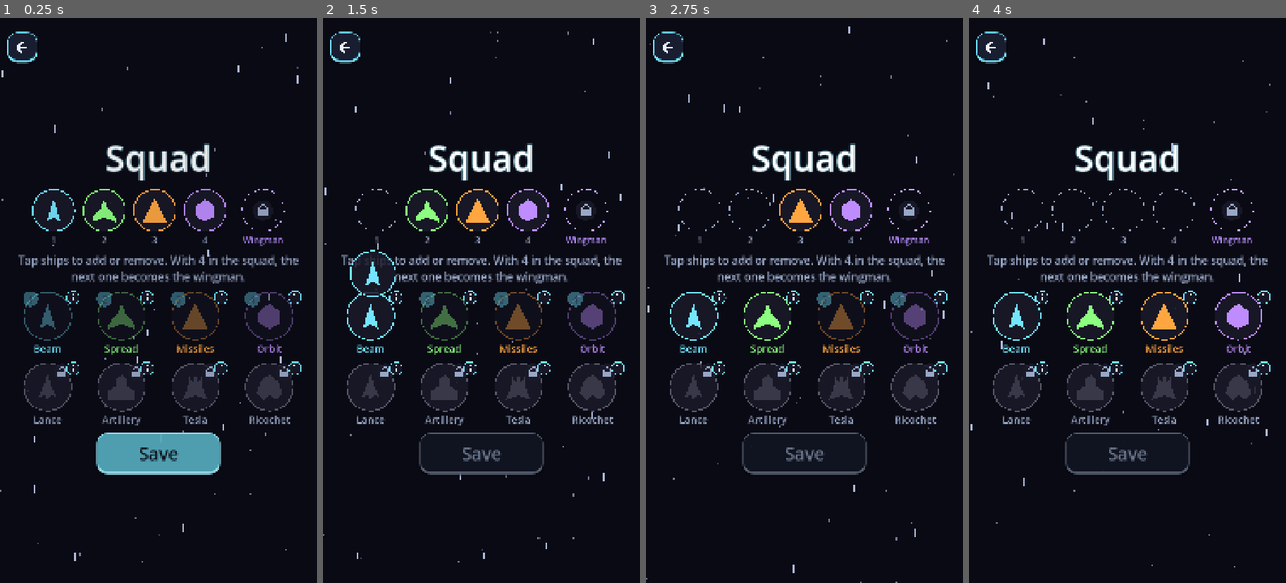
Above: before the commit, frames 1-4 (left to right).
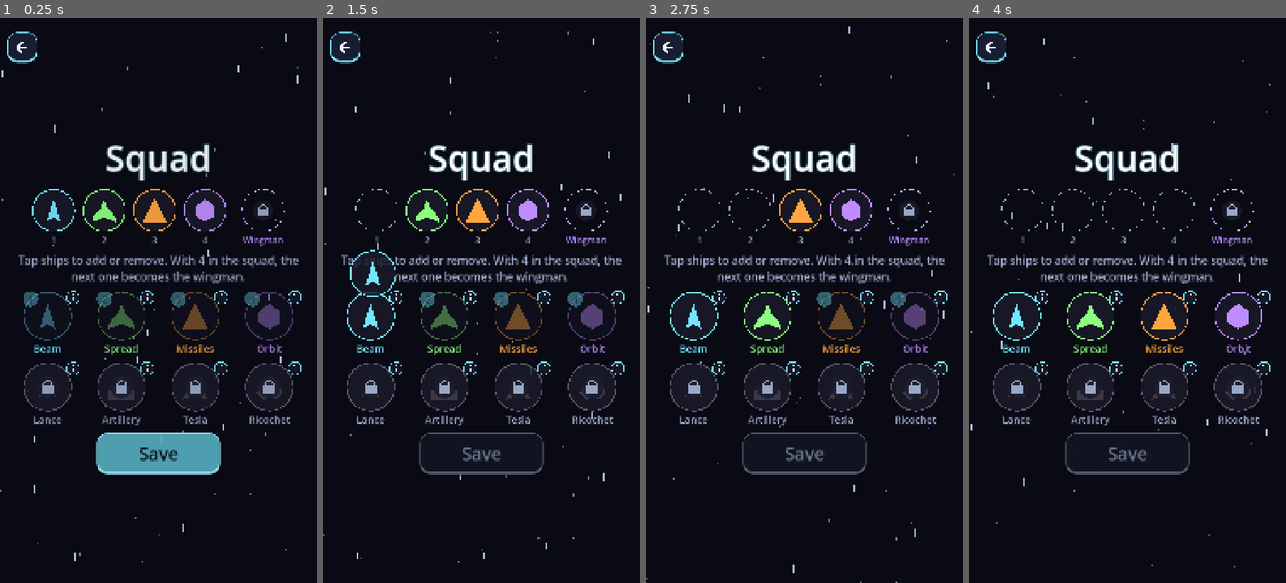
Above: after the commit, the same moments.

Repository: GDPonsoni/Nucleon-Squad-3D
Game: Godot game, scene res://scenes/squad.tscn
Same seed, same stepped clock (60 frames per second), same inputs: the game is played once before the commit and once after it. This scene is started directly instead of the project's main scene.
Inputs (mouse positions are in pixels of both pictures, inside the frame that each line leads up to):
- Up to frame 1 (0.25 s): no input
- Up to frame 2 (1.5 s): move the mouse to (551, 272) at 0.52 s; hold Right (ui_right) 0.53-1.25 s; click (551, 272) at 0.67 s; click (376, 210) at 1.27 s
- Up to frame 3 (2.75 s): click (750, 210) at 2.02 s
- Up to frame 4 (4 s): click (1124, 210) at 2.77 s; click (1175, 210) at 3.52 s

The runs differ from the first frame. In frame 1, 0.4% of the frame differs, in the area x 13-92%, y 61-67%; in frame 2, 0.8%, in the area x 12-92%, y 61-68%; in frame 3, 0.8%; in frame 4, 0.8%.

Commit message:
feat(ui): especial na inspeção, nave bloqueada sem demo e cadeado no centro
- Botão Especial na inspeção dispara o especial da arma na demonstração
  (espera de 3 s entre usos).
- Nave bloqueada: a inspeção mostra só a nave grande e como liberar.
- Cadeado das naves bloqueadas no centro do ícone.

Co-Authored-By: Claude Opus 5.5 <noreply@anthropic.com>

Diff:
--- a/data/i18n/strings.csv
+++ b/data/i18n/strings.csv
@@ -171,3 +171,4 @@
 INSPECT_SET_AUX,Use as wingman,Usar como auxiliar,Usar como auxiliar
 INSPECT_CLEAR_AUX,Remove wingman,Tirar auxiliar,Quitar auxiliar
 INSPECT_UPGRADE,Wingman power-up: %s,Power-up da auxiliar: %s,Power-up de la auxiliar: %s
+INSPECT_SPECIAL,Special,Especial,Especial
--- a/scripts/core/params.gd
+++ b/scripts/core/params.gd
@@ -315,6 +315,9 @@
 var inspect_target_sway_speed: float = 1.3
 var inspect_level_button_size: float = 96.0
 var inspect_mode_button_height: float = 110.0
+var inspect_special_button_width: float = 250.0
+var inspect_special_wait_seconds: float = 3.0  # entre especiais na demonstração
+var inspect_locked_icon_scale: float = 1.4
 var inspect_text_font_size: int = 36
 
 # --- Especial (valores de cada arma ficam em data/weapons/) ---
--- a/scripts/ui/ship_icon.gd
+++ b/scripts/ui/ship_icon.gd
@@ -60,7 +60,7 @@
 		points.append(center + point * radius * Params.switch_icon_shape_scale)
 	draw_colored_polygon(points, Color(color, 0.5) if locked else color)
 	if locked:
-		_draw_lock(center + Vector2(radius * 0.62, -radius * 0.62), radius * 0.3)
+		_draw_lock(center, radius * 0.4)
 	if number > 0:
 		# Mesmo canto da marca "A" da auxiliar (o canto direito é do ⓘ na grade)
 		_draw_badge(center + Vector2(-radius * 0.72, -radius * 0.72), radius * 0.32, str(number), Params.ui_accent_color)
--- a/scripts/ui/ship_inspect.gd
+++ b/scripts/ui/ship_inspect.gd
@@ -1,8 +1,9 @@
 class_name ShipInspect
 extends Dialog
 ## Inspeção de uma nave (botão ⓘ na tela de esquadrão): nave grande, demonstração ao
-## vivo da arma (principal ou auxiliar, com níveis), descrição curta do modo escolhido
-## e botões para pôr/tirar do esquadrão ou usar como auxiliar.
+## vivo da arma (principal ou auxiliar, com níveis, e o especial), descrição curta do modo
+## escolhido e botões para pôr/tirar do esquadrão ou usar como auxiliar.
+## Nave bloqueada: só a nave grande e como liberá-la (sem demonstração).
 
 enum Mode { MAIN, COMPANION }
 
@@ -21,6 +22,8 @@
 var _level_row: HBoxContainer
 var _demo: WeaponDemo
 var _description: Label
+var _special_button: Button
+var _special_wait: float = 0.0
 var _squad_button: Button
 var _companion_button: Button
 
@@ -41,6 +44,9 @@
 
 
 func _build_body() -> void:
+	if not unlocked:
+		_build_locked()
+		return
 	# Nave grande + escolha do modo (principal / auxiliar)
 	var header := HBoxContainer.new()
 	header.add_theme_constant_override("separation", Params.dialog_spacing)
@@ -76,13 +82,36 @@
 	_description.add_theme_font_size_override("font_size", Params.inspect_text_font_size)
 	body.add_child(_description)
 
-	if unlocked:
-		var actions := HBoxContainer.new()
-		actions.add_theme_constant_override("separation", Params.dialog_spacing)
-		body.add_child(actions)
-		_squad_button = _action_button(actions, _on_squad_pressed)
-		_companion_button = _action_button(actions, _on_companion_pressed)
+	var actions := HBoxContainer.new()
+	actions.add_theme_constant_override("separation", Params.dialog_spacing)
+	body.add_child(actions)
+	_squad_button = _action_button(actions, _on_squad_pressed)
+	_companion_button = _action_button(actions, _on_companion_pressed)
 	_set_mode(Mode.MAIN)
+
+
+## Nave bloqueada: nave grande com o cadeado e o capítulo que a libera.
+func _build_locked() -> void:
+	var center := CenterContainer.new()
+	body.add_child(center)
+	var icon := ShipIcon.new()
+	icon.body = ship
+	icon.locked = true
+	icon.custom_minimum_size = Vector2.ONE * Params.inspect_icon_size * Params.inspect_locked_icon_scale
+	center.add_child(icon)
+	var text := UiFactory.make_subtitle("")
+	text.auto_translate_mode = Node.AUTO_TRANSLATE_MODE_DISABLED
+	text.text = tr("SQUAD_LOCKED_SHIP") % ship.unlock_chapter
+	body.add_child(text)
+
+
+func _process(delta: float) -> void:
+	super(delta)
+	# Espera entre especiais na demonstração (tempo real), para não acumular efeitos
+	if _special_wait > 0.0:
+		_special_wait -= delta / maxf(Engine.time_scale, 0.01)
+		if _special_wait <= 0.0 and _special_button != null:
+			_special_button.disabled = false
 
 
 func _action_button(row: HBoxContainer, action: Callable) -> Button:
@@ -115,13 +144,23 @@
 		button.custom_minimum_size = Vector2.ONE * Params.inspect_level_button_size
 		button.pressed.connect(_set_level.bind(i + 1))
 		_level_row.add_child(button)
+	# Especial: só a arma principal tem
+	if _mode == Mode.MAIN:
+		_special_button = UiFactory.make_primary_button("INSPECT_SPECIAL")
+		_special_button.custom_minimum_size = Vector2(Params.inspect_special_button_width, Params.inspect_level_button_size)
+		UiFactory.fit_button_text(_special_button)
+		_special_button.disabled = _special_wait > 0.0
+		_special_button.pressed.connect(_on_special_pressed)
+		_level_row.add_child(_special_button)
+	else:
+		_special_button = null
 
 
 func _set_level(level: int) -> void:
 	_level = level
 	var index: int = 0
 	for child in _level_row.get_children():
-		if child.is_queued_for_deletion():
+		if child.is_queued_for_deletion() or child == _special_button:
 			continue
 		(child as Button).theme_type_variation = &"PrimaryButton" if index == level - 1 else &""
 		index += 1
@@ -150,6 +189,13 @@
 	UiFactory.fit_button_text(_companion_button, width)
 
 
+func _on_special_pressed() -> void:
+	Audio.play(&"special_fire")
+	_demo.trigger_special(ship)
+	_special_button.disabled = true
+	_special_wait = Params.inspect_special_wait_seconds
+
+
 func _on_squad_pressed() -> void:
 	toggle_squad.call(ship)
 	_refresh_texts()
--- a/scripts/ui/weapon_demo.gd
+++ b/scripts/ui/weapon_demo.gd
@@ -72,6 +72,13 @@
 	_player.set_body(body, level, 0.0)
 
 
+## Dispara o especial da arma a partir da nave da demonstração.
+func trigger_special(body: BodyData) -> void:
+	if _player.body == null:
+		return
+	SpecialAttack.trigger(body.weapon, _player, _context, _world)
+
+
 ## Mostra a versão auxiliar no nível dado (só o núcleo da nave principal, sem arma).
 func show_companion(body: BodyData, level: int) -> void:
 	_player.clear_body()
--- a/tests/ui_smoke.gd
+++ b/tests/ui_smoke.gd
@@ -88,10 +88,28 @@
 						inspect.call("_set_mode", mode)
 						await get_tree().create_timer(0.3, true, false, true).timeout
 						overflow += _check_overflow(inspect, "inspeção %s %s" % [body.id, language])
+					# Especial na demonstração (pega erros dos efeitos fora da partida)
+					inspect.call("_on_special_pressed")
+					await get_tree().create_timer(0.5, true, false, true).timeout
 					inspect.call("_on_companion_pressed")
 					inspect.call("_on_squad_pressed")
 					inspect.close()
 					await get_tree().process_frame
+				# Nave bloqueada: só a nave e o aviso, sem demonstração
+				SaveGame.unlock_everything = false
+				for body in scene.get("_roster"):
+					if not SaveGame.is_ship_unlocked(body):
+						scene.call("_open_inspect", body)
+						var locked: Dialog = scene.find_children("*", "ShipInspect", true, false)[0]
+						await get_tree().create_timer(0.3, true, false, true).timeout
+						if not locked.find_children("*", "WeaponDemo", true, false).is_empty():
+							printerr("FALHOU: nave bloqueada mostra demonstração")
+							failures += 1
+						overflow += _check_overflow(locked, "inspeção bloqueada %s" % language)
+						locked.close()
+						await get_tree().process_frame
+						break
+				SaveGame.unlock_everything = true
 			# Seletor: confere cada capítulo
 			if scene.has_method("_show_chapter"):
 				for c in Session.campaign.planets.size():
